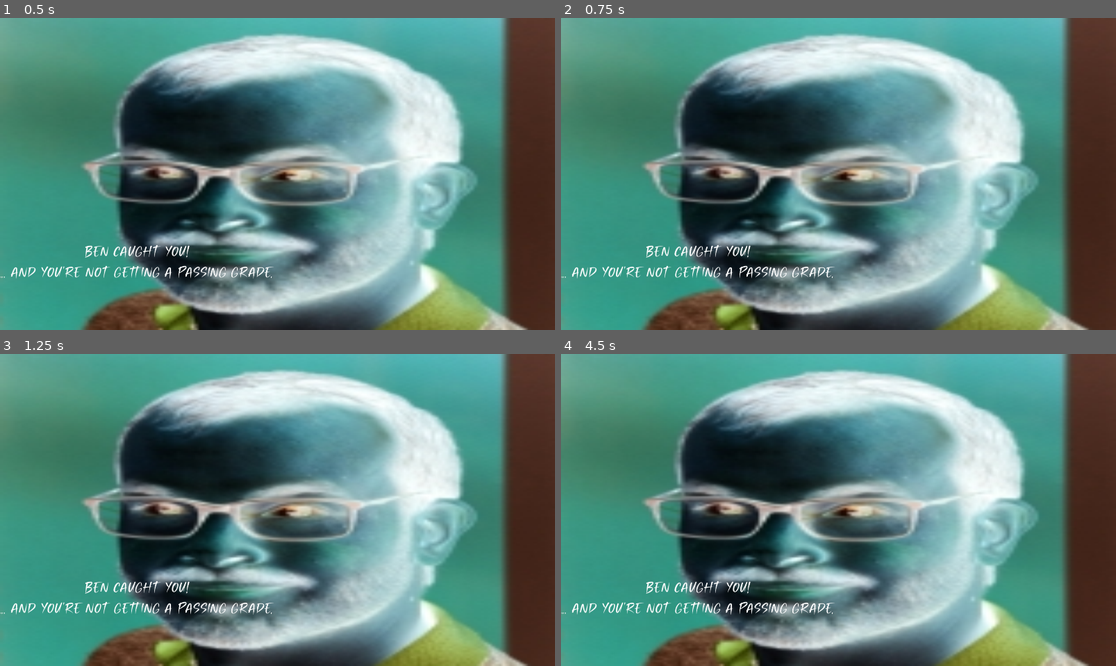
Above: before the commit, frames 1-4 (two rows, left to right).
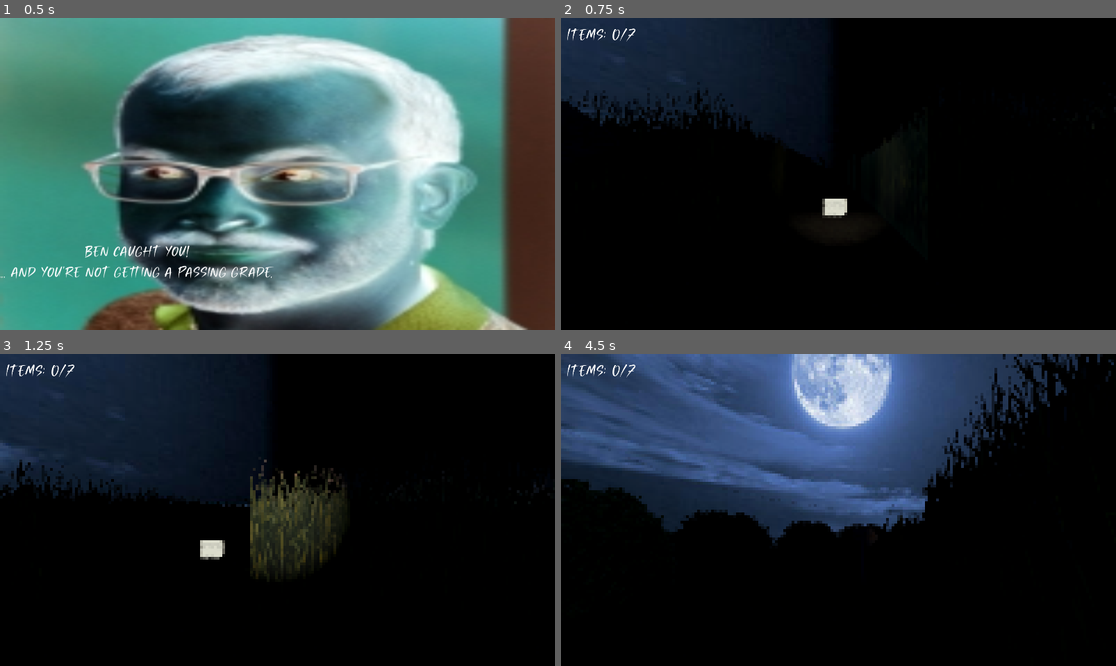
Above: after the commit, the same moments.

Repository: ericholtz/cornkeeper
Game: Godot game, scene res://scenes/GameOver.tscn
Two runs of this game, one before a commit and one after it. Both use one fixed random seed, a clock stepped at 60 frames per second and the inputs below. This scene is started directly instead of the project's main scene.
Inputs (mouse positions are in pixels of both pictures, inside the frame that each line leads up to):
- Up to frame 1 (0.5 s): no input
- Up to frame 2 (0.75 s): tap Enter (enter) at 0.5, 0.6 s; move the mouse to (960, 158) at 0.52 s; hold D (right) from 0.53 s (still down)
- Up to frame 3 (1.25 s): keep holding D (right); tap Space (jump) at 0.77 s
- Up to frame 4 (4.5 s): move the mouse to (727, 525) at 1.27 s; release D (right) at 1.28 s; hold S (down) 1.28-2.03 s; tap Enter (enter) at 1.35, 2.3, 2.85, 3.6 s; tap Space (jump) at 1.52, 3.02, 3.77 s; move the mouse to (894, 441) at 2.02 s; hold D (right) 2.03-2.78 s; hold Shift (run) 2.03-2.78 s; move the mouse to (810, 572) at 2.77 s; hold W (up) 2.78-3.53 s; move the mouse to (1005, 556) at 3.52 s; hold A (left) from 3.53 s (still down); move the mouse to (672, 463) at 4.27 s; tap Shift (run) at 4.35 s

Frame 1 is identical in both runs. In frame 2, 96% of the frame differs, in the area x 0-100%, y 0-100%; in frame 3, 95%; in frame 4, 98%.

Commit message:
merge and add resetting at end and death screens

Diff:
--- a/scenes/GameOver.tscn
+++ b/scenes/GameOver.tscn
@@ -1,5 +1,6 @@
-[gd_scene load_steps=4 format=3 uid="uid://c0ns2exvvfdb2"]
+[gd_scene load_steps=5 format=3 uid="uid://c0ns2exvvfdb2"]
 
+[ext_resource type="Script" uid="uid://ulq33bddsjg" path="res://scripts/game_over.gd" id="1_vuicl"]
 [ext_resource type="Texture2D" uid="uid://bwearummyixqr" path="res://assets/textures/ben-inverted.png" id="2_qae0b"]
 [ext_resource type="FontFile" uid="uid://dgt7opul7e8ux" path="res://assets/Scary Vampire.ttf" id="2_skdqa"]
 
@@ -8,6 +9,7 @@
 default_font_size = 75
 
 [node name="Node2D" type="Node2D"]
+script = ExtResource("1_vuicl")
 
 [node name="CanvasLayer" type="CanvasLayer" parent="."]
 
--- a/scripts/end_trigger.gd
+++ b/scripts/end_trigger.gd
@@ -1,6 +1,7 @@
 extends Area3D
 
 @onready var main = get_tree().get_current_scene()
+@onready var ben_bot: CharacterBody3D = $"../../BenBot"
 
 func _on_body_entered(body: Node3D) -> void:
 	if body.name != "Player":
@@ -8,4 +9,4 @@
 	main.player.disable()
 	main.show_end_ui()
 	main.toggle_chase_music(false)
-	get_tree().paused = true
+	main.game_over = true
--- /dev/null
+++ b/scripts/game_over.gd
@@ -0,0 +1,6 @@
+extends Node2D
+
+func _input(_event: InputEvent) -> void:
+	# restart
+	if Input.is_action_just_pressed("enter"):
+		get_tree().change_scene_to_file("res://scenes/GameMenu.tscn")
--- a/scripts/main.gd
+++ b/scripts/main.gd
@@ -12,6 +12,7 @@
 var current_item: Node3D = null
 var items_total: int = 0
 var items_collected: int = 0
+var game_over = false
 
 func _ready() -> void:
 	# connect all item signals to this script
@@ -31,6 +32,11 @@
 		update_item_label()
 		if items_collected >= items_total:
 			open_door1()
+
+func _input(_event: InputEvent) -> void:
+	# restart game if game_over
+	if game_over and Input.is_action_just_pressed("enter"):
+		get_tree().change_scene_to_file("res://scenes/GameMenu.tscn")
 
 func _on_item_pickup(item, item_image, flavor_text):
 	# set flavor text and image
Not shown: 1 places in scenes/Main.tscn that only renumber resources
Not shown, added: scripts/game_over.gd.uid
